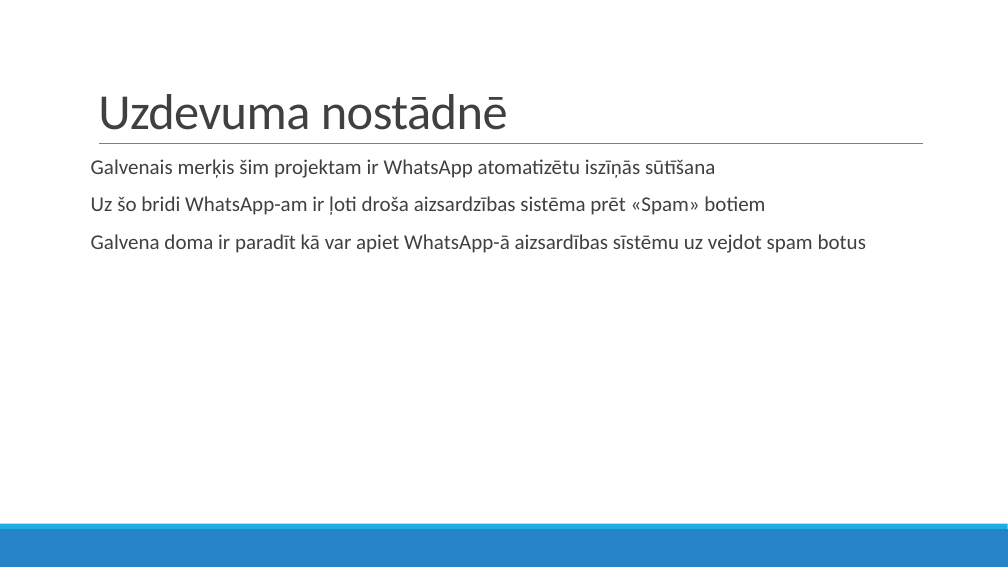
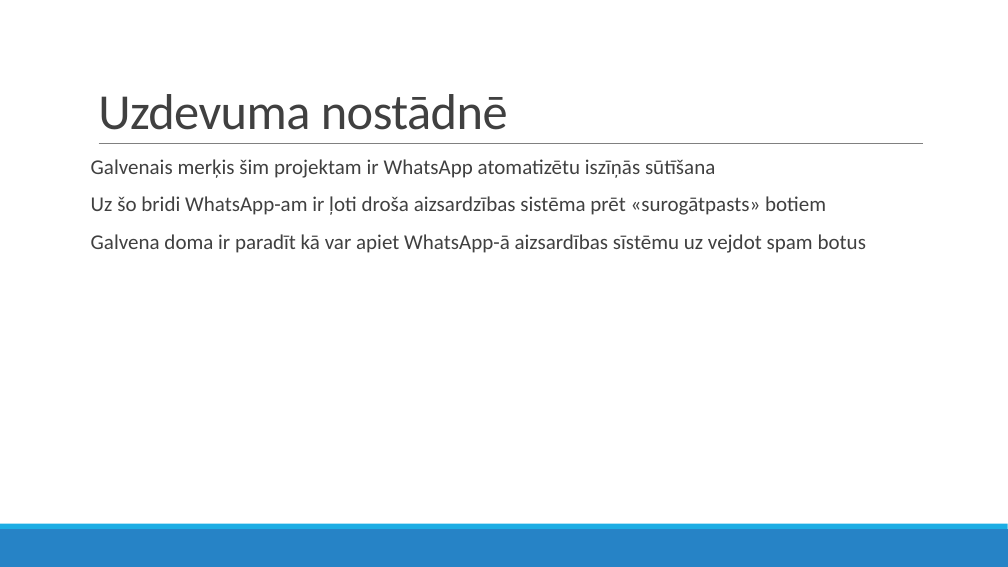
Before and after one commit to rvtprog-kvalifikacija-20/d42-ArtursBerezjuks-whatsappSpammer, a slide deck: slide 2 of Dokumentacija/ArtursBerezjuks_2020_kvd.pptx. Drawn at 1008x567 pixels with LibreOffice and Linux fonts; fonts in the diff are those of the drawing. Boxes give left, top, right and bottom in pixels: in the first picture for what was removed or moved away, otherwise in the second. Text is boxed around its words. In the diff, an @@ line names an element or a change of style, - is before the commit and + after.

Commit message:
kvd

```diff
--- a/Dokumentacija/ArtursBerezjuks_2020_kvd.pptx
+++ b/Dokumentacija/ArtursBerezjuks_2020_kvd.pptx
@@ text at (x1=91, y1=196, x2=826, y2=215): text changed @@
-Uz šo bridi WhatsApp-am ir ļoti droša aizsardzības sistēma prēt «Spam» botiem
+Uz šo bridi WhatsApp-am ir ļoti droša aizsardzības sistēma prēt «surogātpasts» botiem
```
Also in this commit, not shown: 1 other slide changed.
